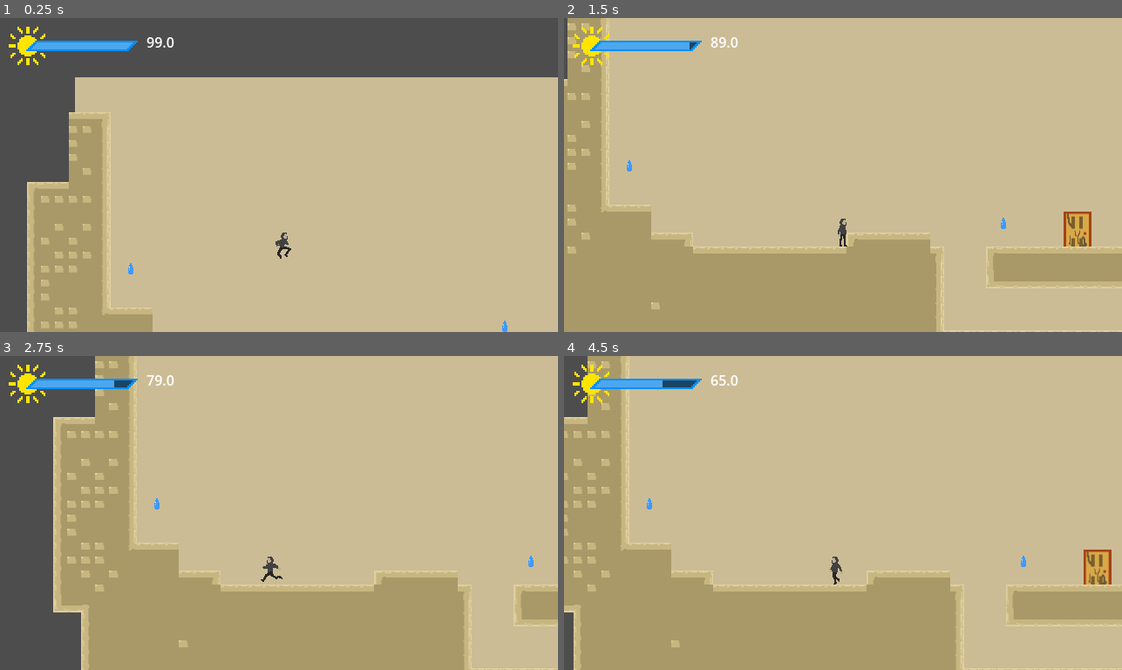
Above: before the commit, frames 1-4 (two rows, left to right).
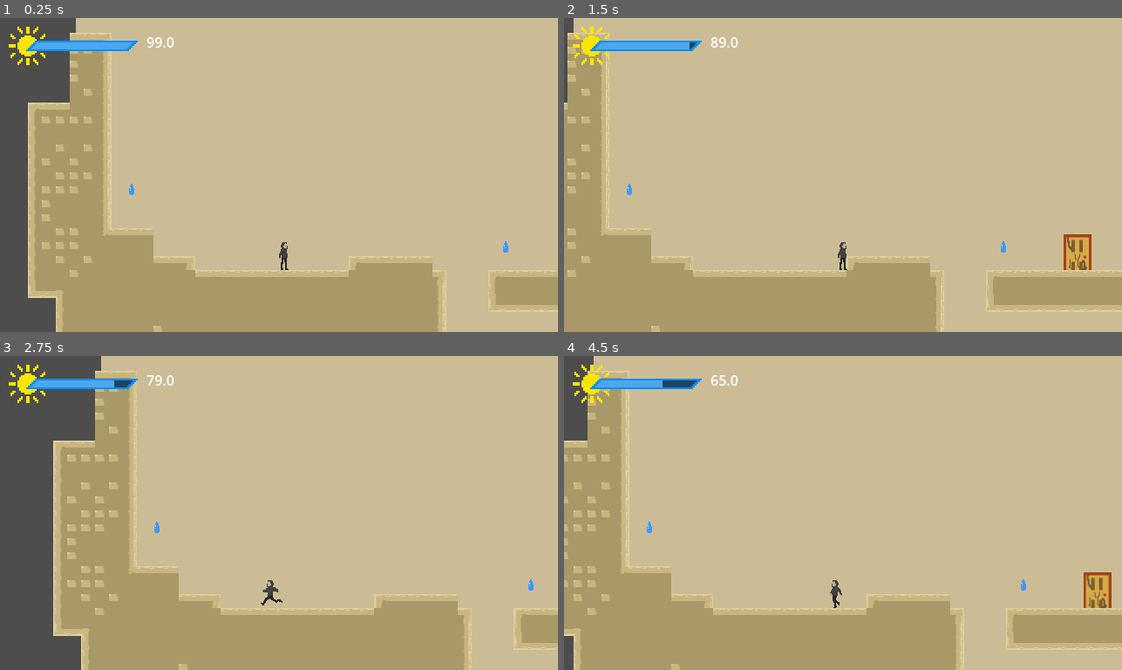
Above: after the commit, the same moments.

Repository: Aterlone/MasseyGameJam
Game: Godot game, scene res://main.tscn
Two runs of this game, one before a commit and one after it. Both use one fixed random seed, a clock stepped at 60 frames per second and the inputs below.
Inputs:
- Up to frame 1 (0.25 s): no input
- Up to frame 2 (1.5 s): tap Enter (ui_accept) at 0.5, 0.77 s; hold Right (ui_right) from 0.53 s (still down)
- Up to frame 3 (2.75 s): tap Enter (ui_accept) at 1.52 s; release Right (ui_right) at 2.03 s; hold Left (ui_left) from 2.03 s (still down)
- Up to frame 4 (4.5 s): release Left (ui_left) at 2.78 s; hold Right (ui_right) 2.78-4.28 s; tap Enter (ui_accept) at 3.02, 3.77, 4.25 s; hold Left (ui_left) from 4.28 s (still down)

The runs differ from the first frame. In frame 1, 34% of the frame differs, in the area x 4-100%, y 0-100%; in frame 2, 10%; in frame 3, 8.9%; in frame 4, 10%.

Commit message:
Player move to ground at beginning

Diff:
--- a/main.tscn
+++ b/main.tscn
@@ -12,8 +12,9 @@
 [node name="level1" parent="AreaContainer" instance=ExtResource("1_h2yge")]
 
 [node name="Player" parent="." instance=ExtResource("1_ig7tw")]
-position = Vector2(232, 160)
+position = Vector2(231, 274)
 
 [node name="MainCamera" parent="." instance=ExtResource("3_h2yge")]
+position = Vector2(-1, 174)
 
 [node name="HUD" parent="." instance=ExtResource("4_1bvp3")]
--- a/player/playerValues.gd
+++ b/player/playerValues.gd
@@ -38,6 +38,7 @@
 		# Check point swap vals
 		self.current_health = cp_health
 		get_parent().global_position = cp_pos
+
 	score += delta
 
 	## Hurt
